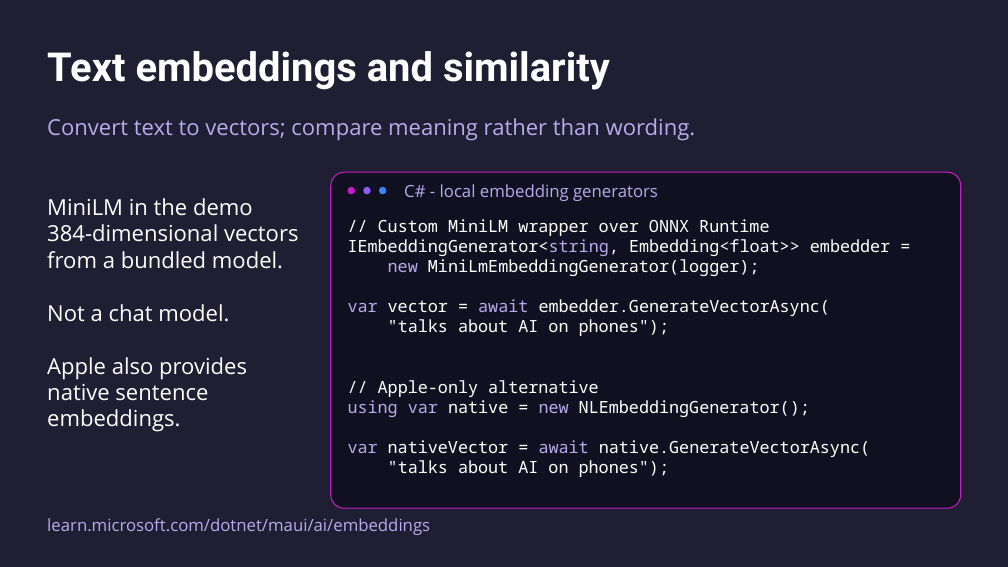
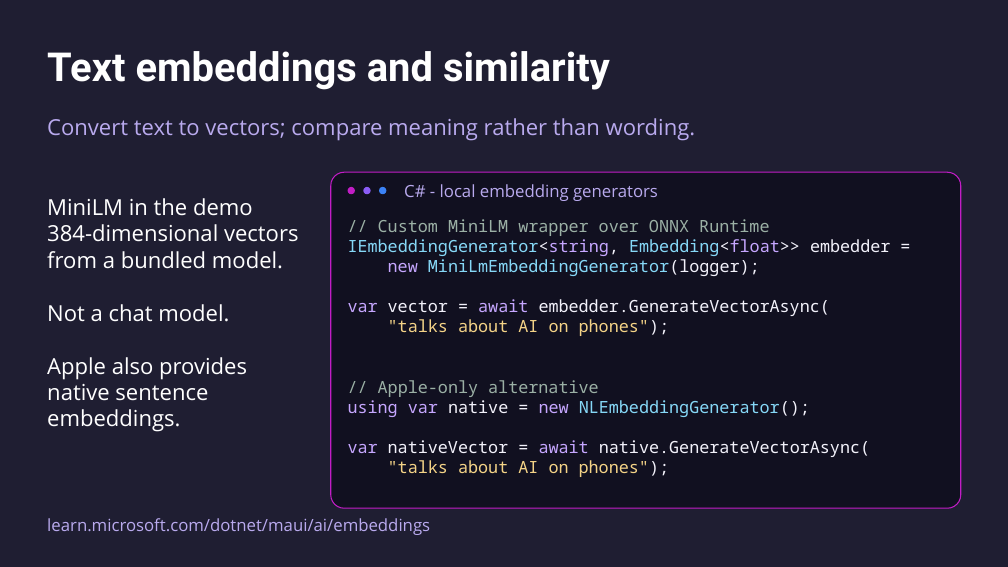
Before and after one commit to mattleibow/dotnetconf2026, a slide deck: slide 20 of slides.pptx. Drawn at 1008x567 pixels with LibreOffice and Linux fonts; fonts in the diff are those of the drawing. Boxes give left, top, right and bottom in pixels: in the first picture for what was removed or moved away, otherwise in the second. Text is boxed around its words. In the diff, an @@ line names an element or a change of style, - is before the commit and + after.

```diff
--- a/slides.pptx
+++ b/slides.pptx
@@ text "// Custom MiniLM wrapper over ..." at (x1=348, y1=219, x2=890, y2=477): text colour #FFFFFF to #9BB0A5 in "// Custom MiniLM wrapper over ONNX Runtime", "// Apple-only alternative"; text colour #FFFFFF to #86D8F7 in "IEmbeddingGenerator<string, Embedding<float>>", "MiniLmEmbeddingGenerator(logger);", "NLEmbeddingGenerator();"; text colour #FFFFFF to #F2F1FA in "IEmbeddingGenerator<string, Embedding<float>> embedder =", "MiniLmEmbeddingGenerator(logger);", "vector = embedder.GenerateVectorAsync(", "phones");" and 3 more places; text colour #B9AAEE to #C6A7FF in "IEmbeddingGenerator<string,", "new", "var await", "using var new" and 1 more places; text colour #FFFFFF to #C6A7FF in "Embedding<float>>"; text colour #FFFFFF to #F4D387 in ""talks about AI on phones");", ""talks about AI on phones");" @@
```
Also in this commit, not shown: 15 other slides changed.
